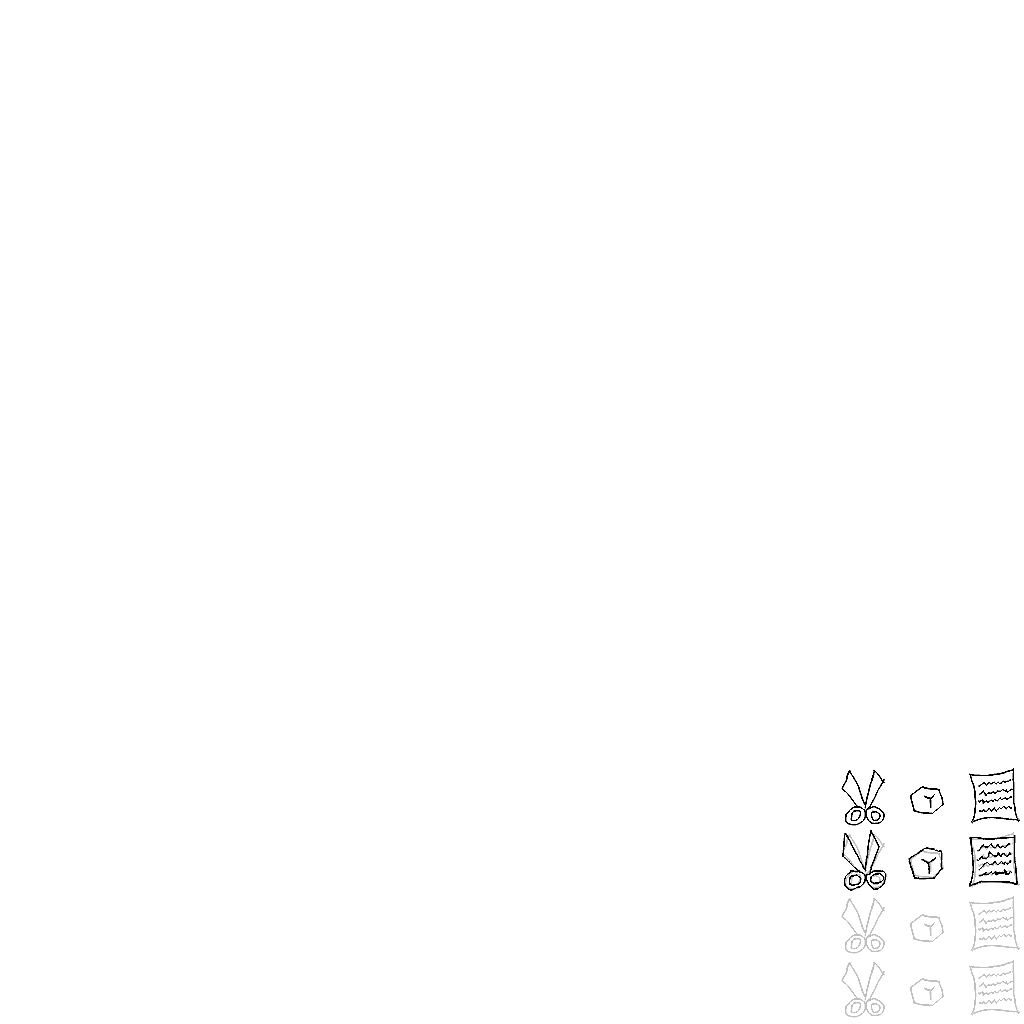
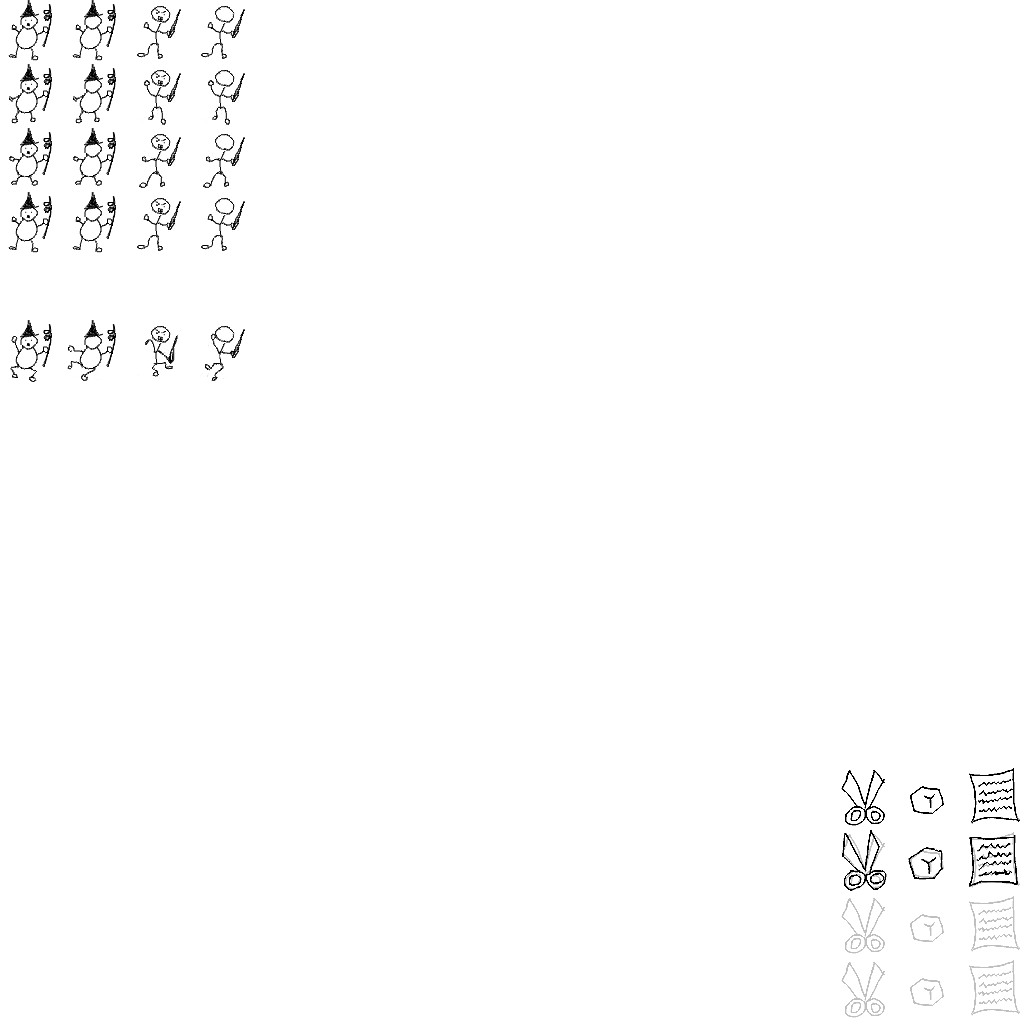
Two versions of the same layered image (1024x1024). Layer-by-layer changes:
painted on "Draw_Layer" over [8, 0, 245, 382]
